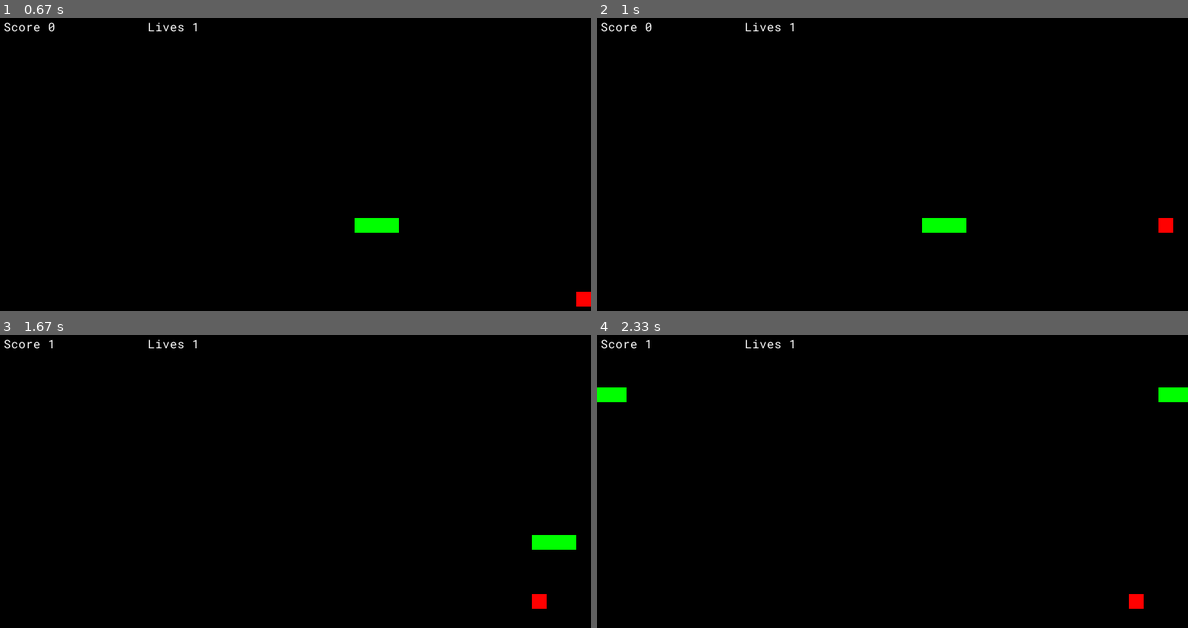
Above: before the commit, frames 1-4 (two rows, left to right).
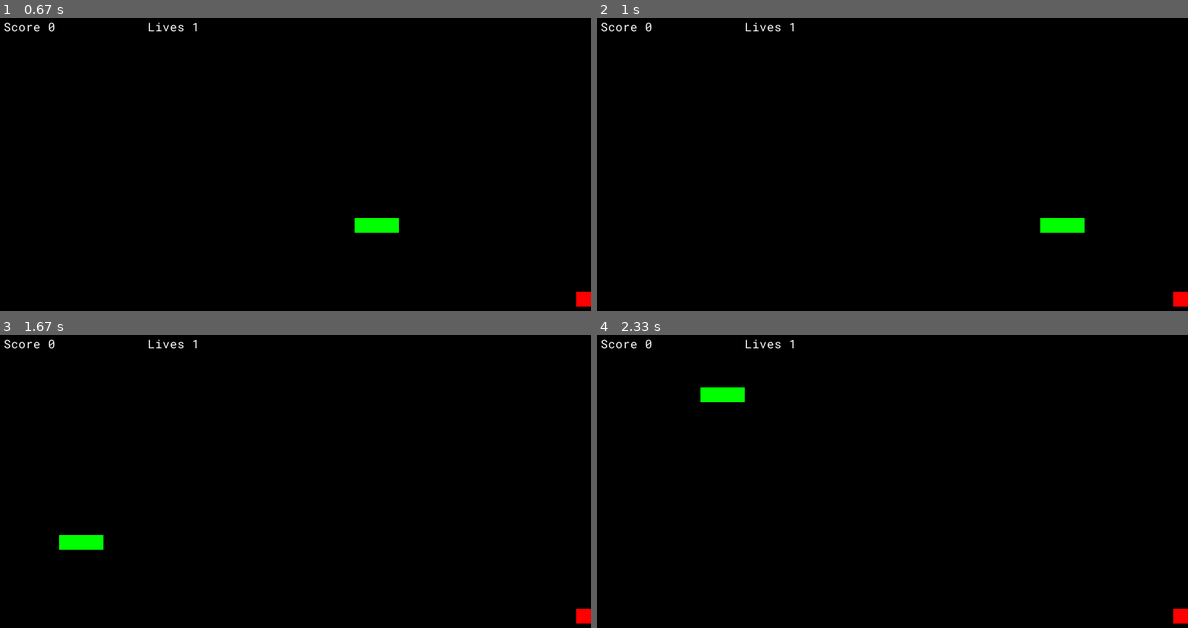
Above: after the commit, the same moments.

Repository: eballo/snake-pygame
Game: pygame game, started from main.py
Two runs of this game, one before a commit and one after it. Both use one fixed random seed, a clock stepped at 60 frames per second and the inputs below.
Inputs:
- Up to frame 1 (0.67 s): tap Space at 0.33 s
- Up to frame 2 (1 s): hold Esc from 0.67 s (still down); hold Right from 0.67 s (still down); tap Space at 0.73 s
- Up to frame 3 (1.67 s): tap Space at 1.03 s; release Esc at 1.13 s; release Right at 1.13 s
- Up to frame 4 (2.33 s): hold Up 1.67-2.13 s; tap Space at 1.73, 2.03, 2.23 s; hold Right from 2.17 s (still down)

Frame 1 is identical in both runs. In frame 2, 1.0% of the frame differs, in the area x 55-100%, y 68-99%; in frame 3, 1.0%; in frame 4, 1.2%, in the area x 0-100%, y 1-99%.

Commit message:
add levels

Diff:
--- /dev/null
+++ b/snake/assets/levels/levels.json
@@ -0,0 +1,12 @@
+[
+  {
+    "name":  "level 1",
+    "points": 3,
+    "music": "creationOfValues.mp3"
+  },
+  {
+    "name":  "level 2",
+    "points": 6,
+    "music": "creationOfValues.mp3"
+  }
+]
--- a/snake/game.py
+++ b/snake/game.py
@@ -6,7 +6,6 @@
 from snake.screens.game_over import GameOver
 from snake.managers.game_state import GameState
 from snake.screens.intro import Intro
-from snake.settings import FPS, BLACK
 from snake.screens.victory import Victory
 
 
@@ -19,32 +18,6 @@
         pygame.display.set_caption("Snake!")
         self.game_manager = GameManager()
 
-    def game_loop(self):
-        if self.game_manager.state.value == GameState.NEW_GAME.value:
-            pygame.mixer.music.load('./snake/assets/music/creationOfValues.mp3')
-            pygame.mixer.music.play(-1)
-            self.game_manager.reset()
-        while self.game_manager.state.value == GameState.NEW_GAME.value:
-            # keep the game loop running at the right speed
-            self.game_manager.clock.tick(FPS)
-
-            # Process Input (events) - Animations
-            self.game_manager.process_input()
-            self.game_manager.validate()
-
-            # Update - Visuals
-            self.game_manager.snake_sprites.update()
-            self.game_manager.food_sprites.update()
-
-            # Draw - Render
-            self.game_manager.screen.fill(BLACK)
-            self.game_manager.snake_sprites.draw(self.game_manager.screen)
-            self.game_manager.food_sprites.draw(self.game_manager.screen)
-            self.game_manager.display_score()
-            self.game_manager.display_lives()
-            pygame.display.flip()
-        pygame.mixer.music.stop()
-
     def start(self):
         intro = Intro(self.game_manager)
         game_over = GameOver(self.game_manager)
@@ -53,7 +26,7 @@
         while self.game_manager.state.value >= GameState.RUNNING.value:
             # Use the menu state machine
             intro.display()
-            self.game_loop()
+            self.game_manager.start_game()
             victory.display()
             game_over.display()
         self.quit()
--- a/snake/managers/game_manager.py
+++ b/snake/managers/game_manager.py
@@ -1,10 +1,11 @@
 import pygame
 
+from snake.managers.level_manager import LevelManager
 from snake.models.food import Food
 from snake.managers.game_state import GameState
 from snake.managers.player_commands import PlayerCommands
 from snake.settings import SCREEN_WIDTH, SCREEN_HEIGHT, WHITE, MENU_HEIGHT, BOARD_HEIGHT, BOARD_WIDTH, GRID_HEIGHT, \
-    GRID_WIDTH
+    GRID_WIDTH, FPS, BLACK
 from snake.models.snake import Snake
 
 
@@ -19,11 +20,15 @@
         self.snake_sprites = pygame.sprite.Group()
         self.food_sprites = pygame.sprite.Group()
         self.state = GameState.GAME_INTRO
-        self.player_commands = PlayerCommands(self)
-
+        self.current_level = 0
         self.snake = Snake(self)
         self.food = Food(self)
         self.food_sprites.add(self.food)
+
+        self.stage_name = None
+        self.stage_points = None
+        self.player_commands = PlayerCommands(self)
+        self.level_manager = LevelManager()
 
     def reset(self):
         self.snake_sprites.empty()
@@ -71,13 +76,53 @@
         print(f"GRID_HEIGHT  : {GRID_HEIGHT}")
         print(f"GRID_WIDTH   : {GRID_WIDTH}")
         print("----")
-        print(f"run_display : {self.run_display}")
-        print(f"game_running : {self.game_running}")
-        print(f"running : {self.running}")
-        print(f"game_running : {self.game_running}")
+        print(f"state : {self.state}")
 
     def validate(self):
         if self.snake.lives == 0:
             self.state = GameState.GAME_OVER
-        if self.snake.score == 3:
-            self.state = GameState.GAME_VICTORY
+        if self.snake.score == self.stage_points:
+            self.state = GameState.GAME_RUNNING
+
+    def start_game(self):
+        if self.state.value == GameState.GAME_RUNNING.value:
+            self.reset()
+        while self.state.value == GameState.GAME_RUNNING.value:
+            self.create_world()
+            self.game_loop()
+
+    def game_loop(self):
+        if self.state.value == GameState.LEVEL_RUNNING.value:
+            pygame.mixer.music.play(-1)
+            while self.state.value == GameState.LEVEL_RUNNING.value:
+                # keep the game loop running at the right speed
+                self.clock.tick(FPS)
+
+                # Process Input (events) - Animations
+                self.process_input()
+                self.validate()
+
+                # Update - Visuals
+                self.snake_sprites.update()
+                self.food_sprites.update()
+
+                # Draw - Render
+                self.screen.fill(BLACK)
+                self.snake_sprites.draw(self.screen)
+                self.food_sprites.draw(self.screen)
+                self.display_score()
+                self.display_lives()
+                pygame.display.flip()
+            pygame.mixer.music.stop()
+            self.current_level += 1
+
+    def create_world(self):
+        if self.state.value == GameState.GAME_RUNNING.value:
+            level = self.level_manager.get_level(self.current_level)
+            if not level:
+                self.state = GameState.GAME_VICTORY
+            else:
+                pygame.mixer.music.load("./snake/assets/music/" + level["music"])
+                self.stage_points = level["points"]
+                self.stage_name = level["name"]
+                self.state = GameState.LEVEL_RUNNING
--- a/snake/managers/game_state.py
+++ b/snake/managers/game_state.py
@@ -5,6 +5,8 @@
     QUIT = 0
     RUNNING = 1
     GAME_INTRO = 2
-    NEW_GAME = 3
-    GAME_OVER = 4
-    GAME_VICTORY = 5
+    GAME_RUNNING = 3
+    LEVEL_RUNNING = 4
+    LEVEL_FINISHED = 5
+    GAME_OVER = 6
+    GAME_VICTORY = 7
--- /dev/null
+++ b/snake/managers/level_manager.py
@@ -0,0 +1,14 @@
+import json
+import os
+
+
+class LevelManager:
+
+    def __init__(self):
+        with open(os.path.join("./snake/assets/levels/levels.json"), 'r+') as file:
+            self.levels = json.load(file)
+
+    def get_level(self, level):
+        if level >= len(self.levels):
+            return
+        return self.levels[level]
--- a/snake/managers/player_commands.py
+++ b/snake/managers/player_commands.py
@@ -51,7 +51,7 @@
         self.game_manager.state = GameState.QUIT
 
     def new_game(self):
-        self.game_manager.state = GameState.NEW_GAME
+        self.game_manager.state = GameState.GAME_RUNNING
 
     def intro(self):
         self.game_manager.state = GameState.GAME_INTRO
--- a/snake/models/snake.py
+++ b/snake/models/snake.py
@@ -22,6 +22,7 @@
 
     def __init__(self, game_manager, color=SNAKE_COLOR):
         self.game_manager = game_manager
+        self.color = color
         self.length = 3
         self.score = 0
         self.lives = 1
@@ -69,7 +70,7 @@
                 self.game_manager.state = GameState.QUIT
             elif event.type == pygame.KEYDOWN:
                 if event.key == pygame.K_ESCAPE:
-                    if self.game_manager.state == GameState.NEW_GAME:
+                    if self.game_manager.state == GameState.GAME_RUNNING:
                         self.game_manager.state = GameState.GAME_INTRO
                 if event.key == pygame.K_UP:
                     self.turn(UP)
